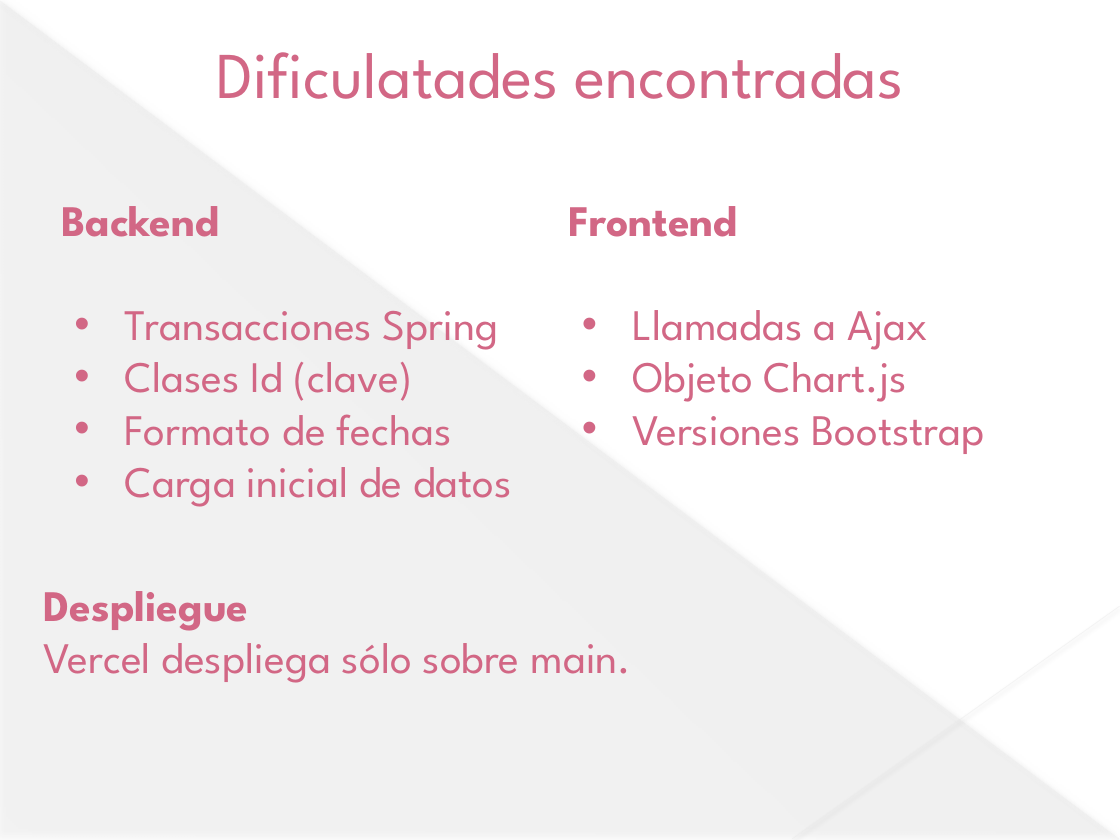
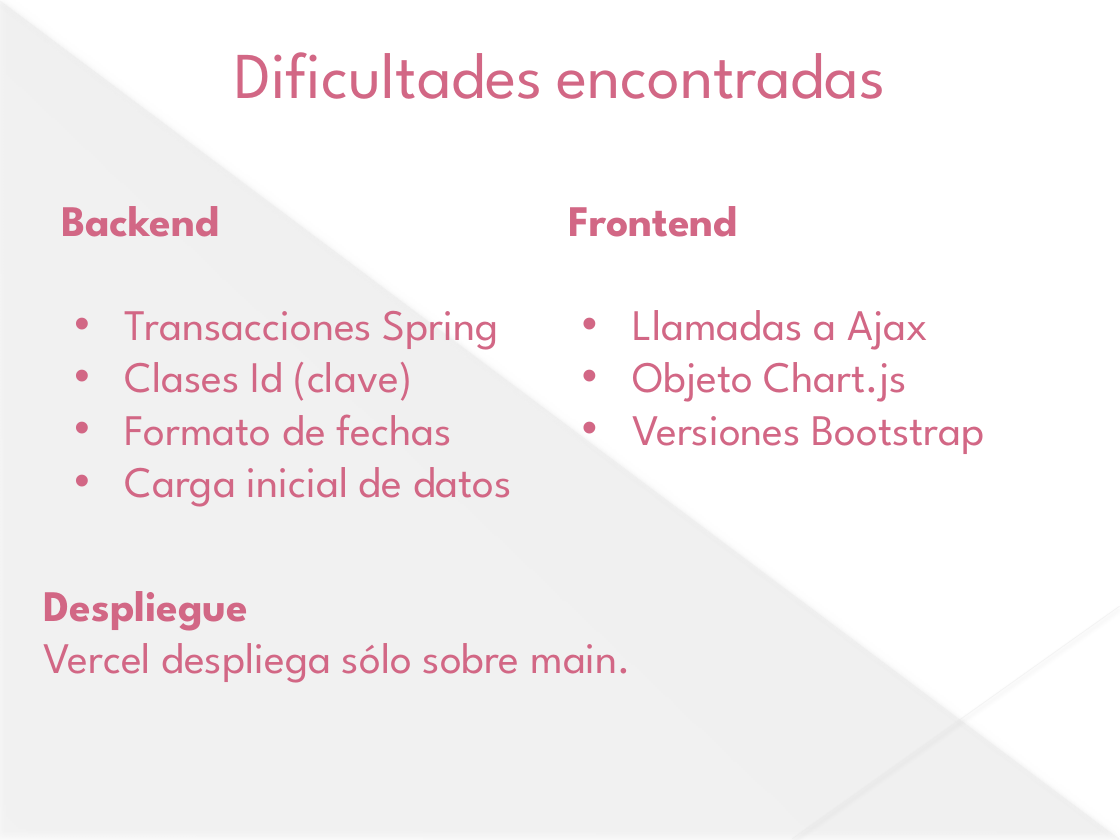
Before and after one commit to jesusdavidguti/ProyectoFinDeCurso, a slide deck: slide 10 of Presentación/Proyecto fin de curso.pptx. Drawn at 1120x840 pixels with LibreOffice and Linux fonts; fonts in the diff are those of the drawing. Boxes give left, top, right and bottom in pixels: in the first picture for what was removed or moved away, otherwise in the second. Text is boxed around its words. In the diff, an @@ line names an element or a change of style, - is before the commit and + after.

```diff
--- a/Presentación/Proyecto fin de curso.pptx
+++ b/Presentación/Proyecto fin de curso.pptx
@@ text at (x1=234, y1=52, x2=886, y2=99): text changed @@
-Dificulatades encontradas
+Dificultades encontradas
```
Also in this commit, not shown: 2 other slides changed.
